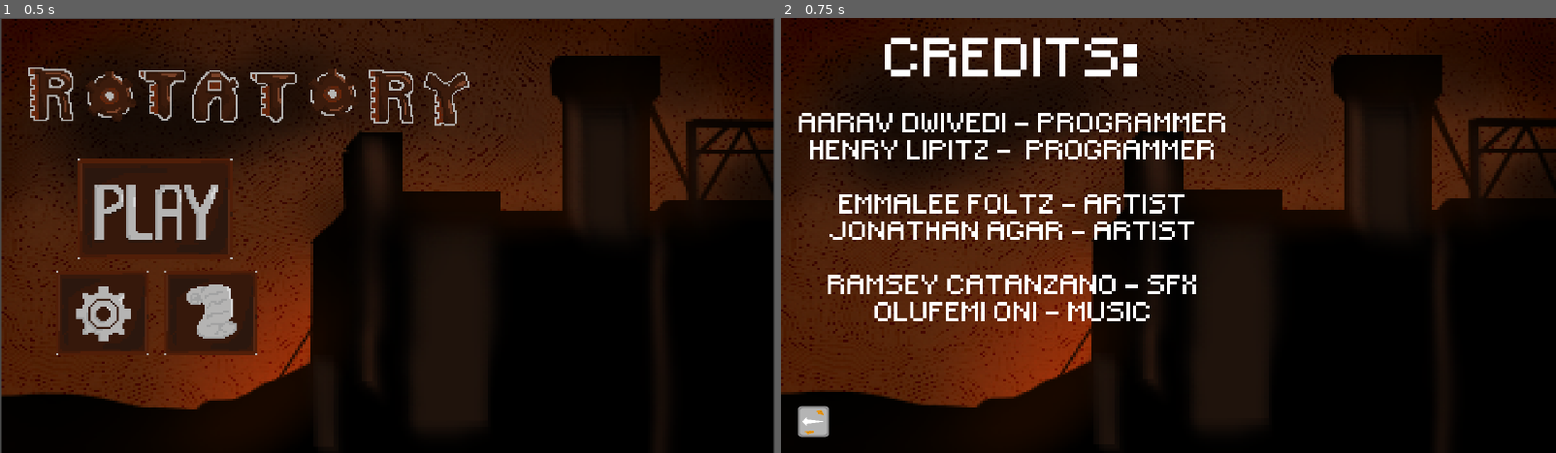
Above: before the commit, frames 1-2 (left to right).
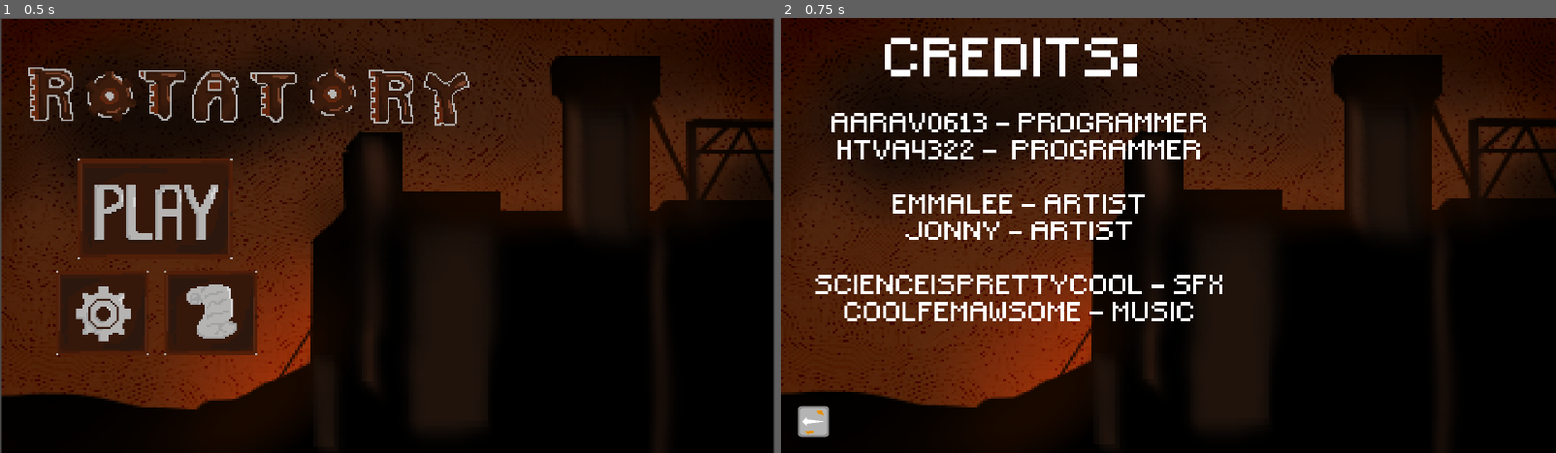
Above: after the commit, the same moments.

Repository: aaravrhino/YGDAGameJam26
Game: Godot game, scene res://scenes/game.tscn
The game is run twice, just before and just after one commit, with the same random seed, the same clock (stepped at 60 frames per second) and the same inputs.
Inputs (mouse positions are in pixels of both pictures, inside the frame that each line leads up to):
- Up to frame 1 (0.5 s): no input
- Up to frame 2 (0.75 s): click (990, 313) at 0.5 s

Frame 1 is identical in both runs. In frame 2, 6.5% of the frame differs, in the area x 2-58%, y 21-70%.

Commit message:
edited credits

Diff:
--- a/ygda-game-jam-26/scenes/credits.tscn
+++ b/ygda-game-jam-26/scenes/credits.tscn
@@ -41,16 +41,16 @@
 layout_mode = 0
 offset_left = 44.0
 offset_top = 228.0
-offset_right = 1108.0
-offset_bottom = 828.0
-text = "Aarav Dwivedi - programmer
-Henry Lipitz -  programmer
+offset_right = 1143.0
+offset_bottom = 962.0
+text = "aarav0613 - programmer
+HTVA4322 -  programmer
 
-Emmalee Foltz - artist
-Jonathan Agar - artist
+emmalee - artist
+Jonny - artist
 
-Ramsey Catanzano - SFX
-Olufemi Oni - music
+scienceisprettycool - SFX
+coolfemawsome - music
 "
 label_settings = SubResource("LabelSettings_v4hcl")
 horizontal_alignment = 1
